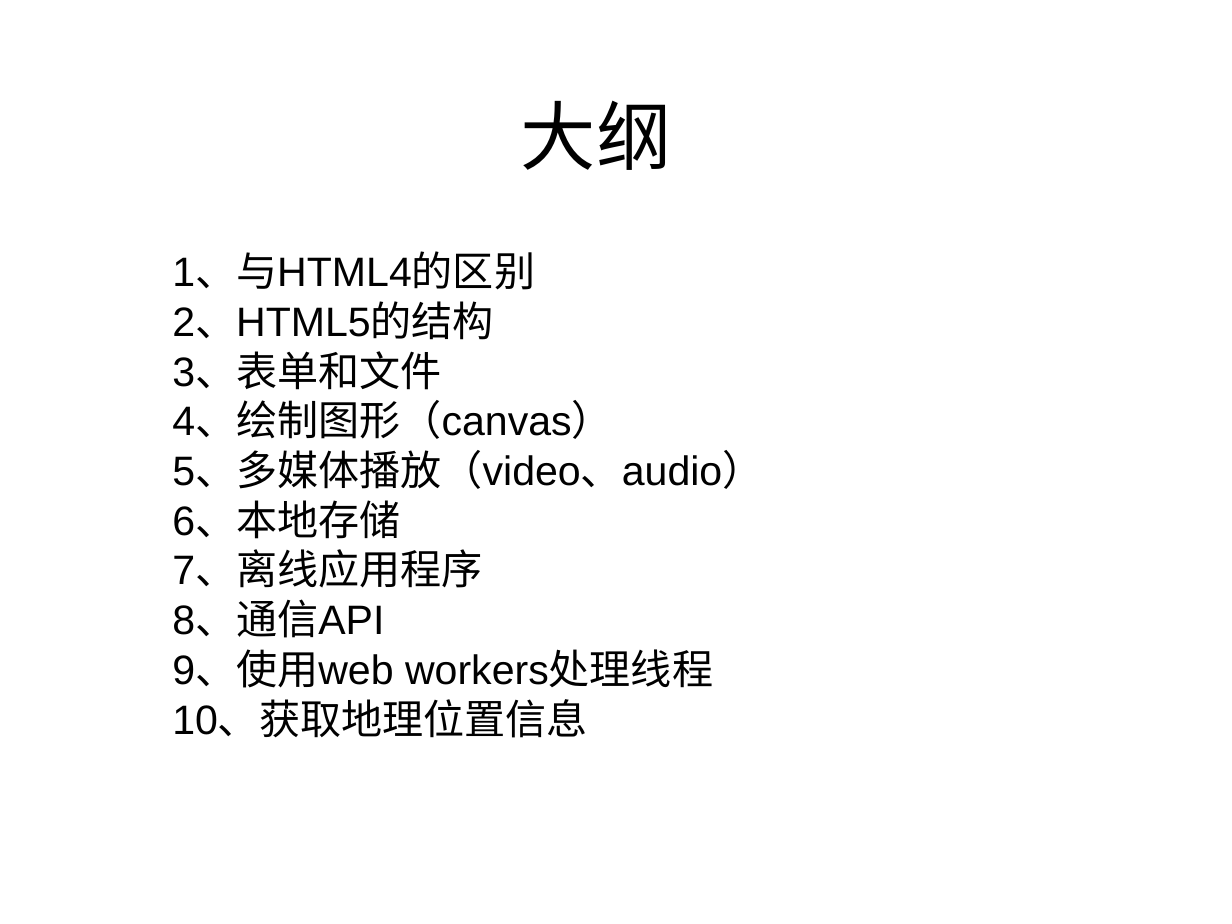
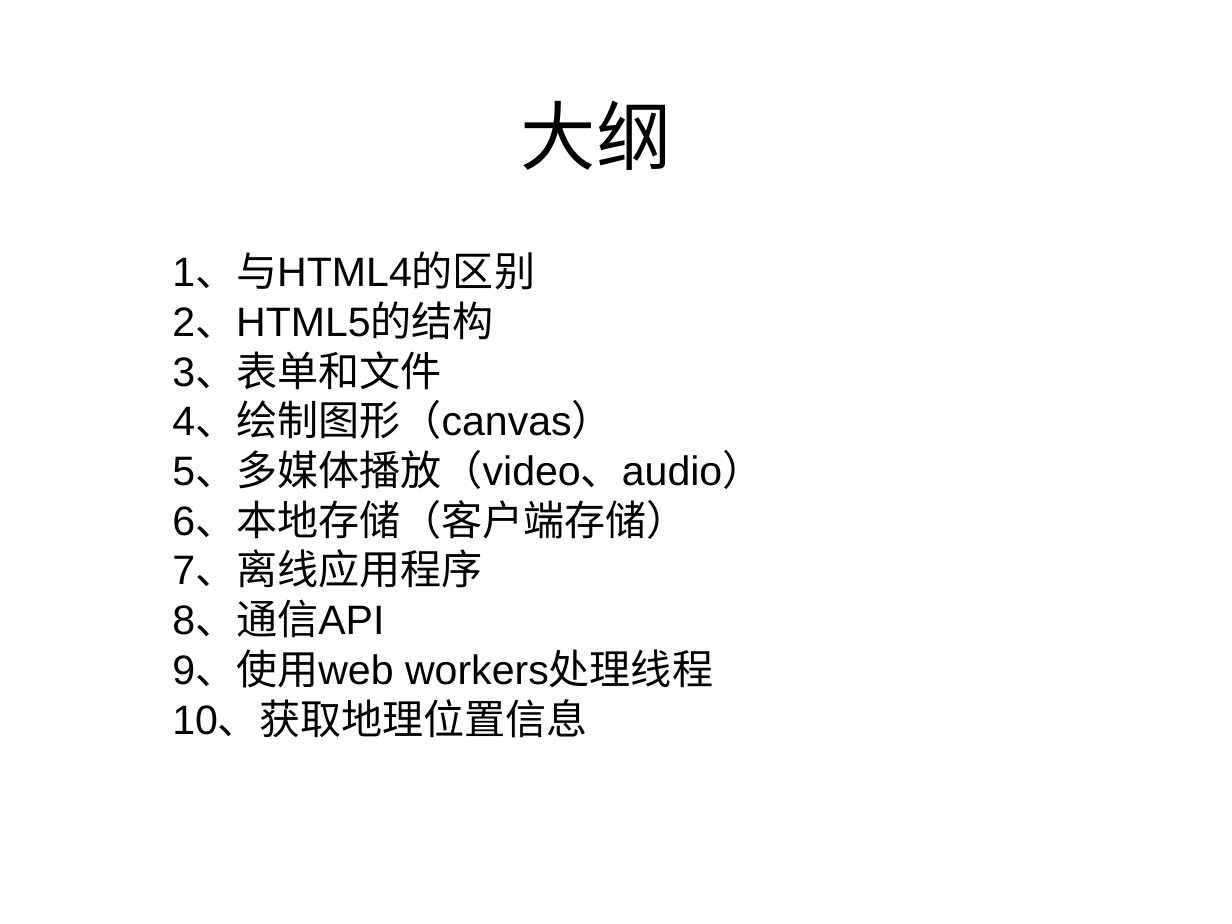
Before and after one commit to testuser2213/tom-wang-manual, a slide deck: slide 2 of manual/html5/share/关于HTML5的分享.ppt. Drawn at 1232x924 pixels with LibreOffice and Linux fonts; fonts in the diff are those of the drawing. Boxes give left, top, right and bottom in pixels: in the first picture for what was removed or moved away, otherwise in the second. Text is boxed around its words. In the diff, an @@ line names an element or a change of style, - is before the commit and + after.

```diff
--- a/manual/html5/share/关于HTML5的分享.ppt
+++ b/manual/html5/share/关于HTML5的分享.ppt
@@ subtitle at bbox=[172, 502, 688, 539]: text changed @@
-6、本地存储
+6、本地存储（客户端存储）
```
Also in this commit, not shown: 1 other slide changed, 3 slides added, 13 other files.
